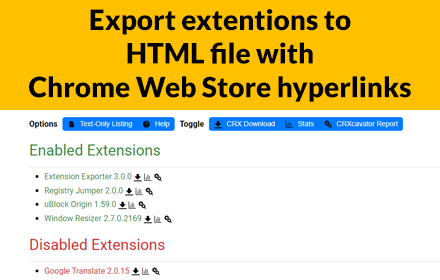
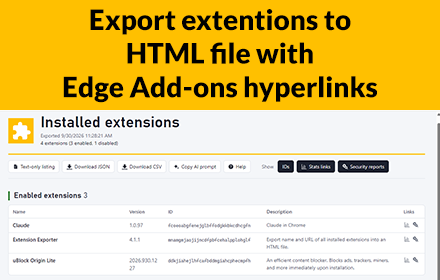
Revision of a layered 440px x 280px image; what changed, layer by layer:
renamed "Export extentions to HTML file with Chrome Web Store hyperlinks" to "Export extentions to HTML file with Edge Add-ons hyperlinks", painted on it over (29, 76, 411, 103)
removed layer "html" over (14, 76, 440, 280)
added layer "3" above "Layer 0" over (0, 76, 440, 280)
